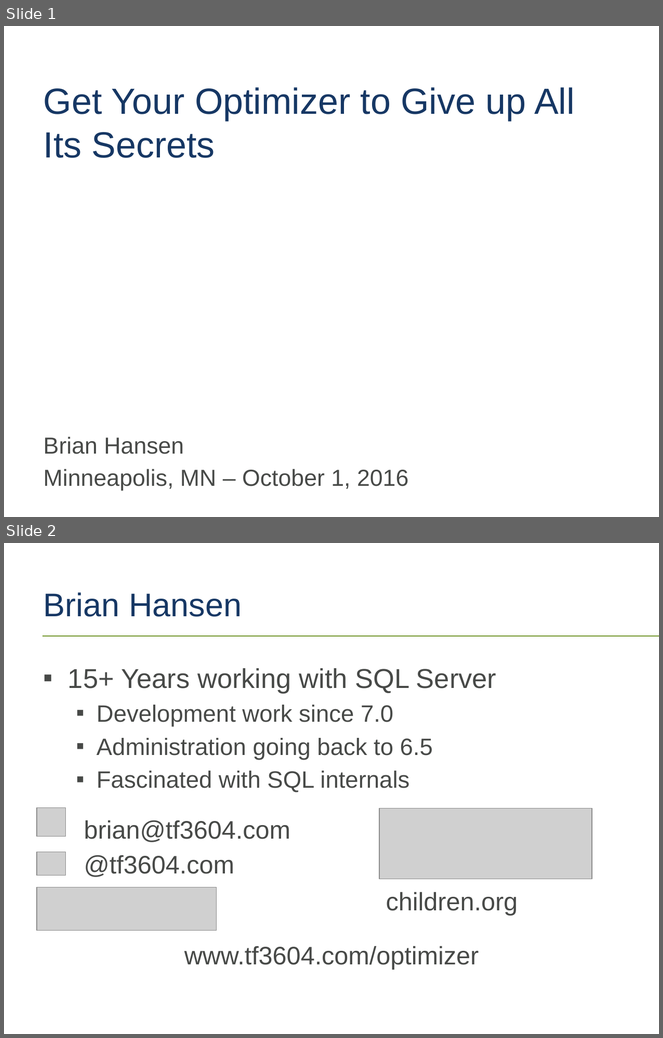
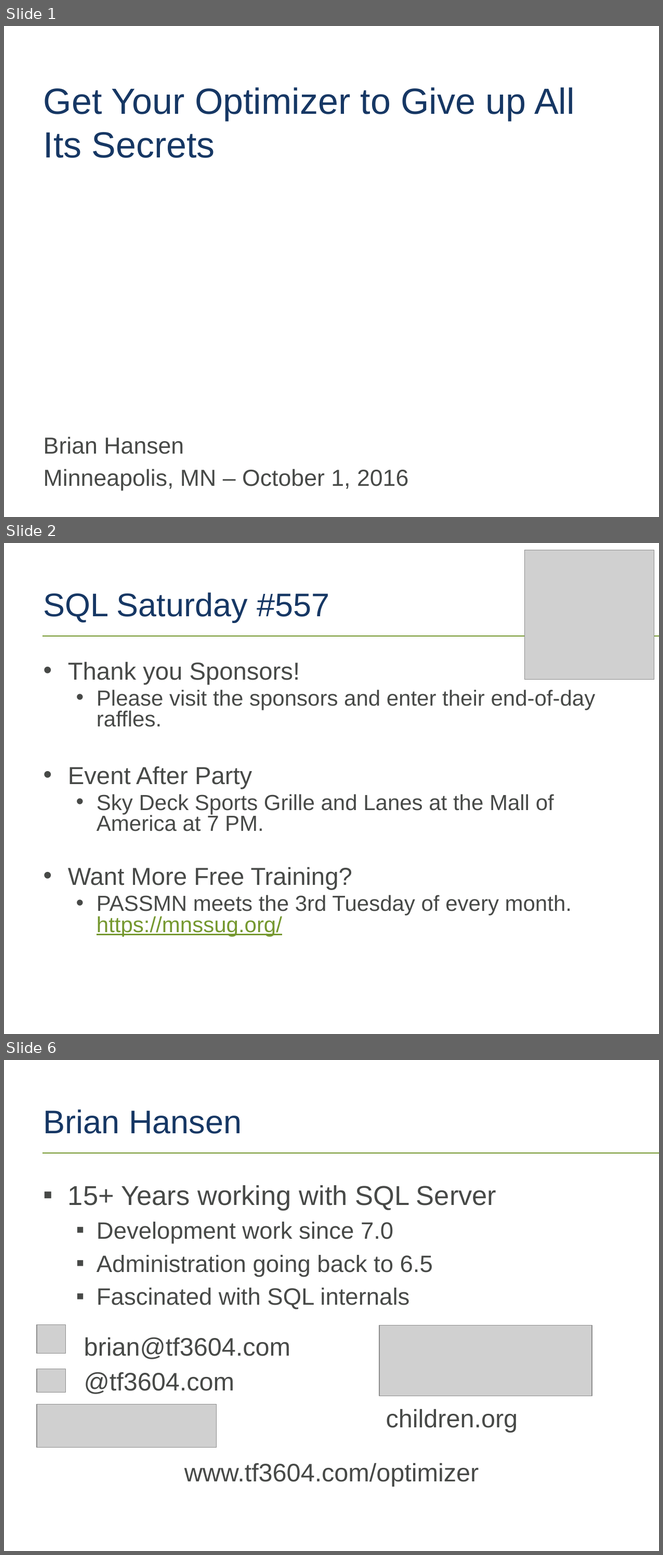
Before and after one commit to tf3604/OptimizerPresentation, a slide deck: Optimizer.pptx. Shown one above the other, each under a label of ours: slides 1 and 2 before the commit, slides 1, 2 and 6 after it; the slides between them are not shown. The pictures are 663x1038 and 663x1555 pixels, drawn with LibreOffice and Linux fonts; fonts in the diff are those of the drawing; grey boxes stand for pictures; background and template pictures are left out. Boxes give left, top, right and bottom in pixels: in the first picture for what was removed or moved away, otherwise in the second. Text is boxed around its words. In the diff, an @@ line names an element or a change of style, - is before the commit and + after.

Commit message:
Add event-specific sponsor slides.

```diff
--- a/Optimizer.pptx
+++ b/Optimizer.pptx
@@ slide 2 added at (x1=4, y1=543, x2=659, y2=1034), background #FFFFFF; not listed: 1 template element that a slide beside it also shows @@
@@ picture added at (x1=525, y1=550, x2=655, y2=680) @@
@@ title added at (x1=44, y1=592, x2=330, y2=623), 36 pt, text #163764 @@
+SQL Saturday #557
@@ text added at (x1=68, y1=662, x2=596, y2=937), 24 pt, text #474947 @@
+• Thank you Sponsors!
+  • Please visit the sponsors and enter their end-of-day raffles.
+• Event After Party
+  • Sky Deck Sports Grille and Lanes at the Mall of America at 7 PM.
+• Want More Free Training?
+  • PASSMN meets the 3rd Tuesday of every month. https://mnssug.org/
@@ page number added at (x1=22, y1=1006, x2=37, y2=1027), 11 pt, text #FFFFFF @@
+2
@@ what was slide 2 is now slide 6 @@
```
Also in this commit, not shown: 3 other slides added.
